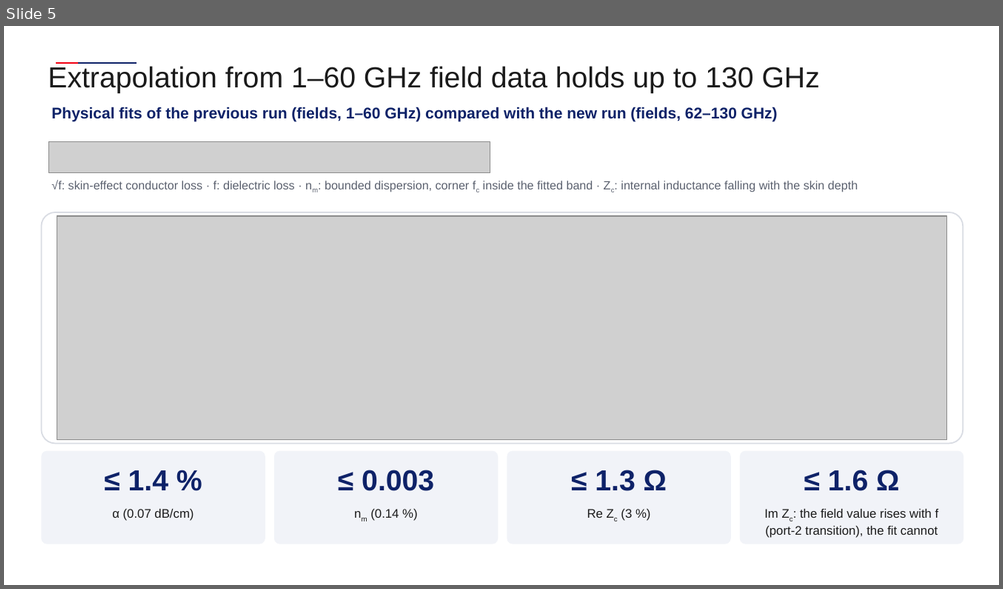
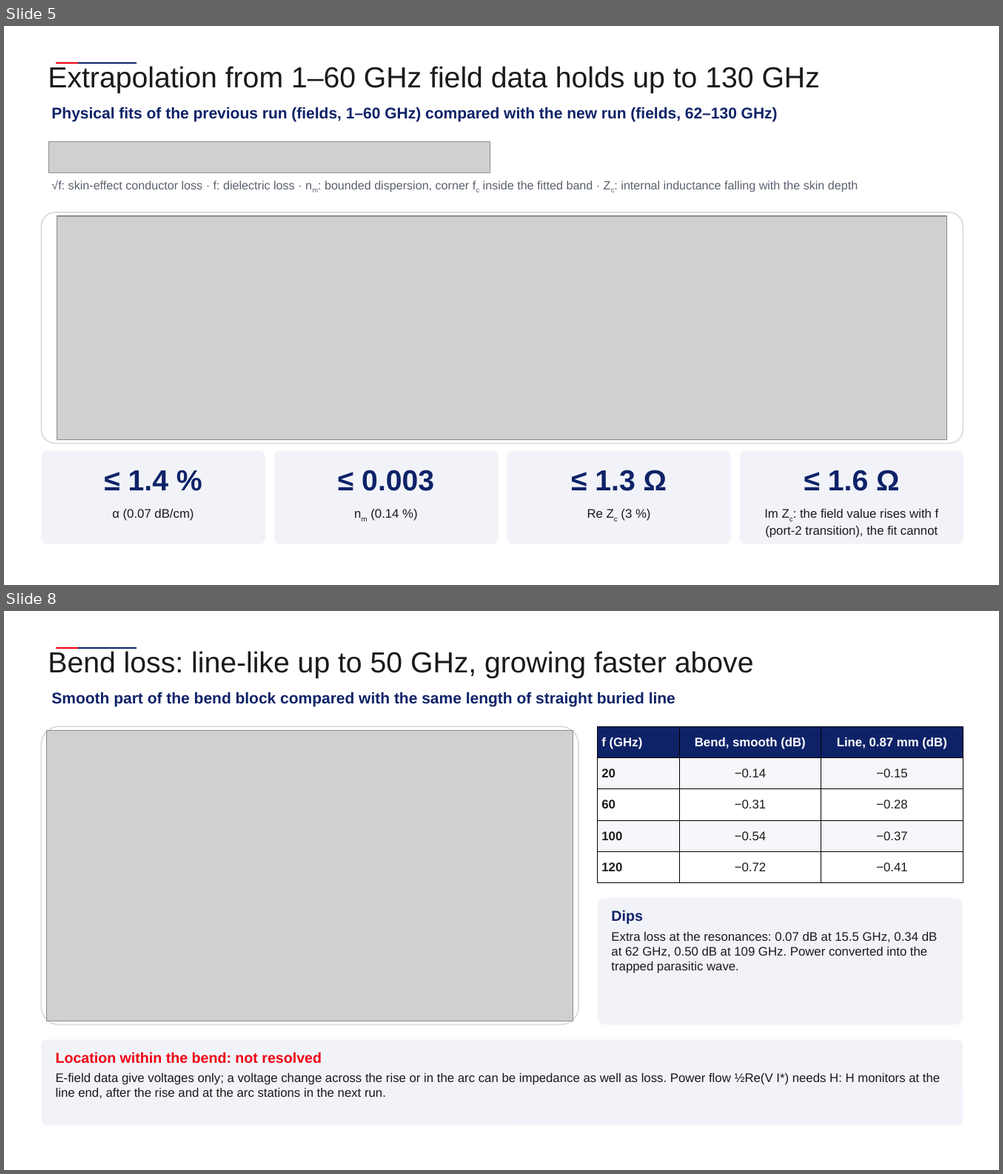
Before and after one commit to andreimuresian/claude, a slide deck: docs/cst/Equalization/Equalisation.pptx. Shown one above the other, each under a label of ours: slide 5 before the commit, slides 5 and 8 after it; the slides between them are not shown. The pictures are 1003x589 and 1003x1174 pixels, drawn with LibreOffice and Linux fonts; fonts in the diff are those of the drawing; grey boxes stand for pictures; background and template pictures are left out. Boxes give left, top, right and bottom in pixels: in the first picture for what was removed or moved away, otherwise in the second. Text is boxed around its words. In the diff, an @@ line names an element or a change of style, - is before the commit and + after.

```diff
--- a/docs/cst/Equalization/Equalisation.pptx
+++ b/docs/cst/Equalization/Equalisation.pptx
@@ slide 8 added at bbox=[4, 611, 999, 1170], background #FFFFFF; not listed: 2 template elements that a slide beside it also shows @@
@@ text added at bbox=[48, 651, 754, 678], 28 pt, text #1A1A1A @@
+Bend loss: line-like up to 50 GHz, growing faster above
@@ text added at bbox=[51, 692, 675, 707], 15 pt, text #0E2268, bold @@
+Smooth part of the bend block compared with the same length of straight buried line
@@ rounded rectangle added at bbox=[41, 726, 578, 1025], fill #FFFFFF, outline #D9DCE3 1.25 pt @@
@@ picture added at bbox=[46, 730, 573, 1022] @@
@@ table added at bbox=[597, 726, 963, 883], 5 rows, 3 columns @@
+f (GHz) | Bend, smooth (dB) | Line, 0.87 mm (dB)
+20 | −0.14 | −0.15
+60 | −0.31 | −0.28
+100 | −0.54 | −0.37
+120 | −0.72 | −0.41
@@ rounded rectangle added at bbox=[597, 898, 963, 1025], fill #F1F3F8 @@
@@ text added at bbox=[611, 910, 936, 974], 12 pt, text #1A1A1A @@
+Dips
+Extra loss at the resonances: 0.07 dB at 15.5 GHz, 0.34 dB at 62 GHz, 0.50 dB at 109 GHz. Power converted into the trapped parasitic wave.
@@ rounded rectangle added at bbox=[41, 1040, 963, 1126], fill #F1F3F8 @@
@@ text added at bbox=[56, 1052, 939, 1099], 12 pt, text #1A1A1A @@
+Location within the bend: not resolved
+E-field data give voltages only; a voltage change across the rise or in the arc can be impedance as well as loss. Power flow ½Re(V I*) needs H: H monitors at the line end, after the rise and at the arc stations in the next run.
```
Also in this commit, not shown: 2 other slides added, 18 other files.
